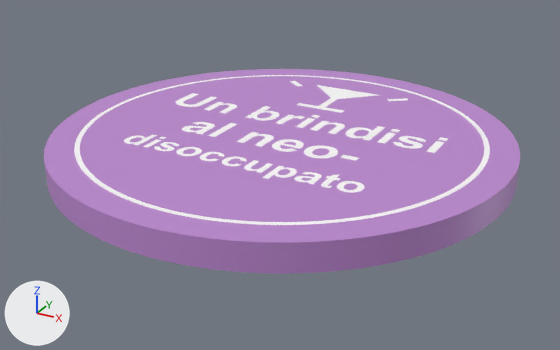
What one commit did to the glTF model public/products/sottobicchiere-brindisi-neo-disoccupato.glb.
Rendered twice from a camera (50 mm lens) standing at (0.0534, -0.0977, 0.0457) and looking at (0.0007, -0.0018, -0.0023). The lights are fixed; the arrows at lower left show +X, +Y and +Z. The first picture is the older version. Where no turn or scale is listed for an object, it has been applied to the vertices. Vertices at exactly the same position are counted once.

Before the edit, the objects in view are built like this:
```python
me_coaster_base = bpy.data.meshes.new('coaster_base')
me_coaster_base.from_pydata(...)  # 4444 vertices, 8884 faces; spans x -0.035..0.035, y -0.035..0.035, z 0.0..0.004
me_coaster_base.materials.append(mat_defaultmaterial)
me_coaster_ink = bpy.data.meshes.new('coaster_ink')
me_coaster_ink.from_pydata(...)  # 4124 vertices, 8152 faces; spans x -0.0308..0.0308, y -0.0308..0.0308, z 0.0034..0.004
me_coaster_ink.materials.append(mat_defaultmaterial_001)
ob_coaster_base = bpy.data.objects.new('coaster_base', me_coaster_base)
ob_coaster_base.location = (0.0, 0.0, 0.0)
ob_coaster_ink = bpy.data.objects.new('coaster_ink', me_coaster_ink)
ob_coaster_ink.location = (0.0, 0.0, 0.0)
```
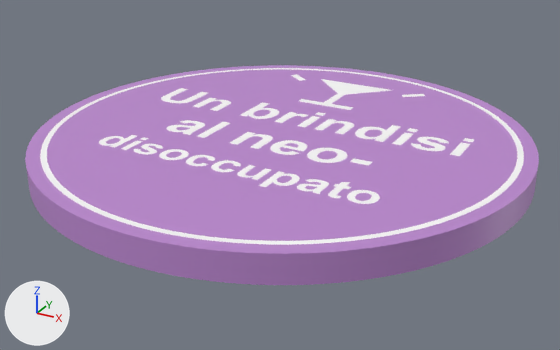
What differs and where, as boxes [x1, y1, x2, y2] in the pictures (560 x 350 px):
'coaster_base', reshaped (8% wider, 7% taller): before [44, 69, 520, 274]; after [25, 65, 539, 285]
'coaster_ink', rescaled (16% wider, 18% taller): before [74, 75, 490, 225]; after [40, 68, 524, 245]

The change, as a diff of the scene's bpy script:
```diff
--- a/public/products/sottobicchiere-brindisi-neo-disoccupato.glb.py
+++ b/public/products/sottobicchiere-brindisi-neo-disoccupato.glb.py
@@ me_coaster_base @@
 # used by ob_coaster_base; location = (0.0, 0.0, 0.0)
-me_coaster_base.from_pydata(...)  # 4444 vertices, 8884 faces; spans x -0.035..0.035, y -0.035..0.035, z 0.0..0.004
+me_coaster_base.from_pydata(...)  # 4444 vertices, 8884 faces; spans x -0.0375..0.0375, y -0.0375..0.0375, z 0.0..0.004
+# me_coaster_base part 1: 4444 of 4444 vertices moved; they spanned x -0.035..0.035, y -0.035..0.035, z 0.0..0.004 and now span x -0.0375..0.0375, y -0.0375..0.0375, z 0.0..0.004; mean shift (0.0001, -0.0007, 0.0)
 me_coaster_base.materials.append(mat_defaultmaterial)
@@ me_coaster_ink @@
 # used by ob_coaster_ink; location = (0.0, 0.0, 0.0)
-me_coaster_ink.from_pydata(...)  # 4124 vertices, 8152 faces; spans x -0.0308..0.0308, y -0.0308..0.0308, z 0.0034..0.004
+me_coaster_ink.from_pydata(...)  # 4124 vertices, 8152 faces; spans x -0.0355..0.0355, y -0.0355..0.0355, z 0.0034..0.004
+# me_coaster_ink part 2: the whole mesh is scaled about its middle by (1.15, 1.15, 1)
 me_coaster_ink.materials.append(mat_defaultmaterial_001)
```
